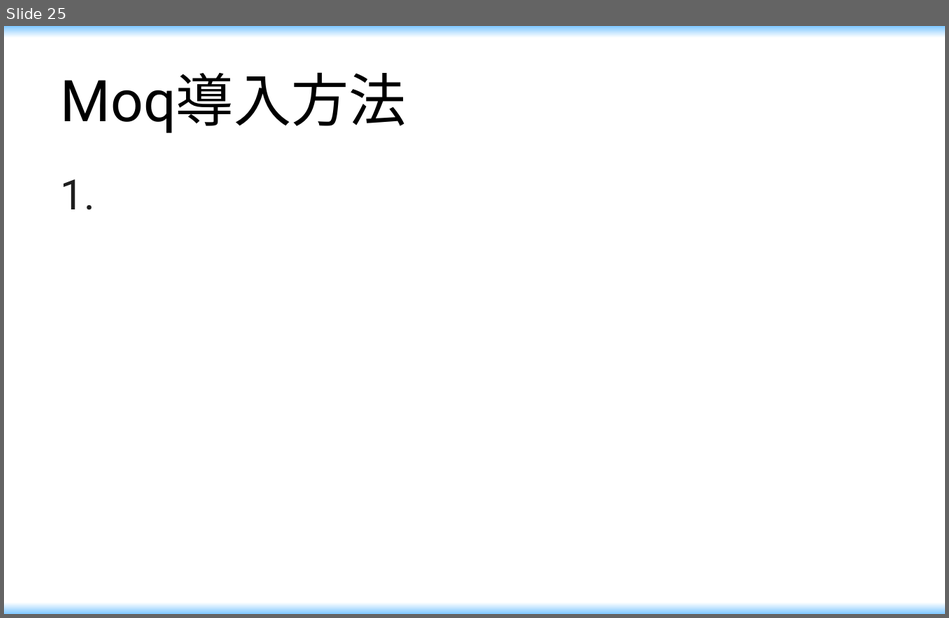
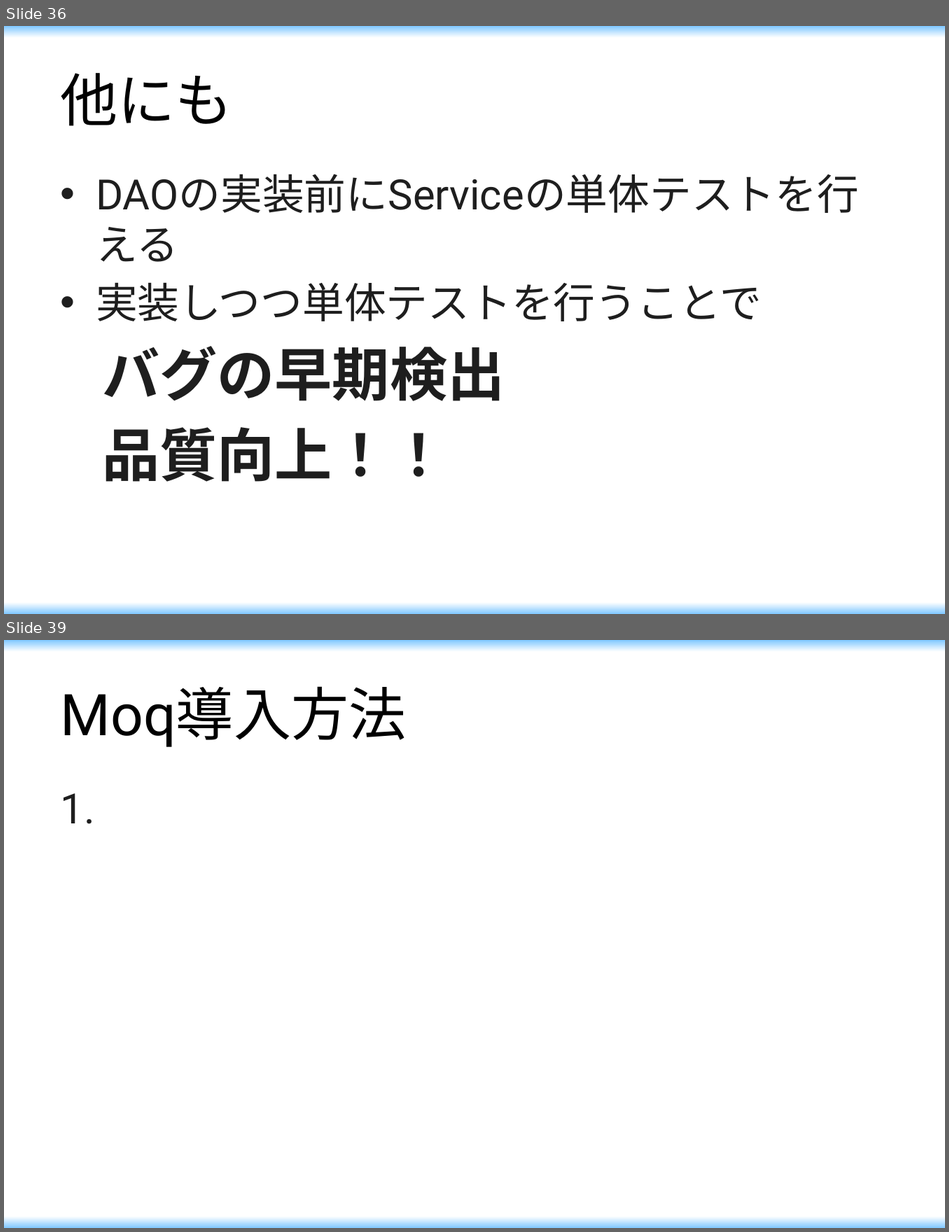
Before and after one commit to maikitakeda/first, a slide deck: document/勉強会.pptx. Shown one above the other, each under a label of ours: slide 25 before the commit, slides 36 and 39 after it; the slides between them are not shown. The pictures are 949x618 and 949x1232 pixels, drawn with LibreOffice and Linux fonts; fonts in the diff are those of the drawing. Boxes give left, top, right and bottom in pixels: in the first picture for what was removed or moved away, otherwise in the second. Text is boxed around its words. In the diff, an @@ line names an element or a change of style, - is before the commit and + after.

```diff
--- a/document/勉強会.pptx
+++ b/document/勉強会.pptx
@@ slide 36 added at [4,26,945,614], background gradient #80C8FF to #FFFFFF @@
@@ title added at [61,73,233,126], 44 pt, text #000000 @@
+他にも
@@ text added at [96,282,761,482], 32 pt, text #1E1E1E @@
+• DAOの実装前にServiceの単体テストを行える
+• 実装しつつ単体テストを行うことで
+バグの早期検出
+品質向上！！
@@ what was slide 25 is now slide 39 @@
```
Also in this commit, not shown: 3 slides changed, 21 other slides added, 1 slide removed.
